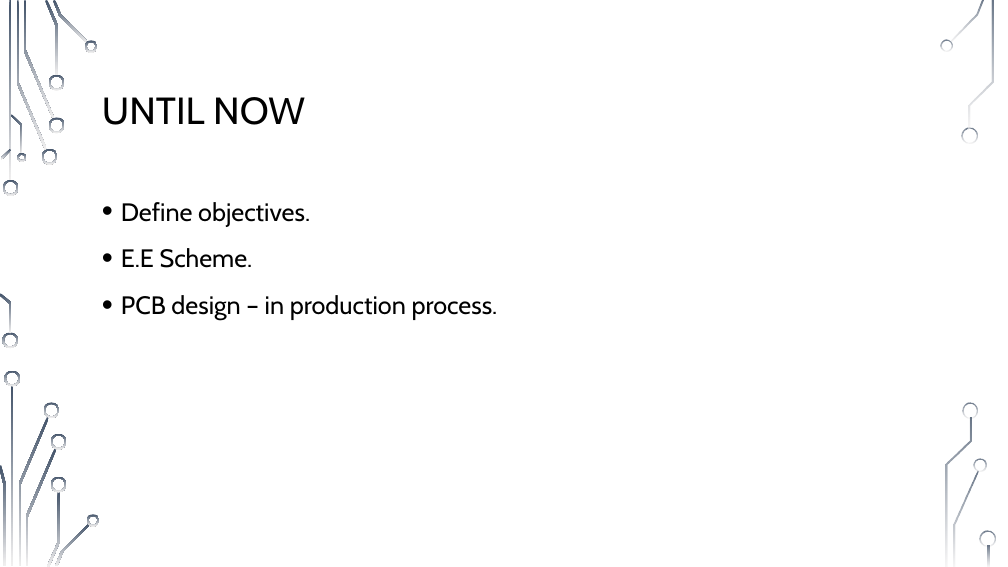
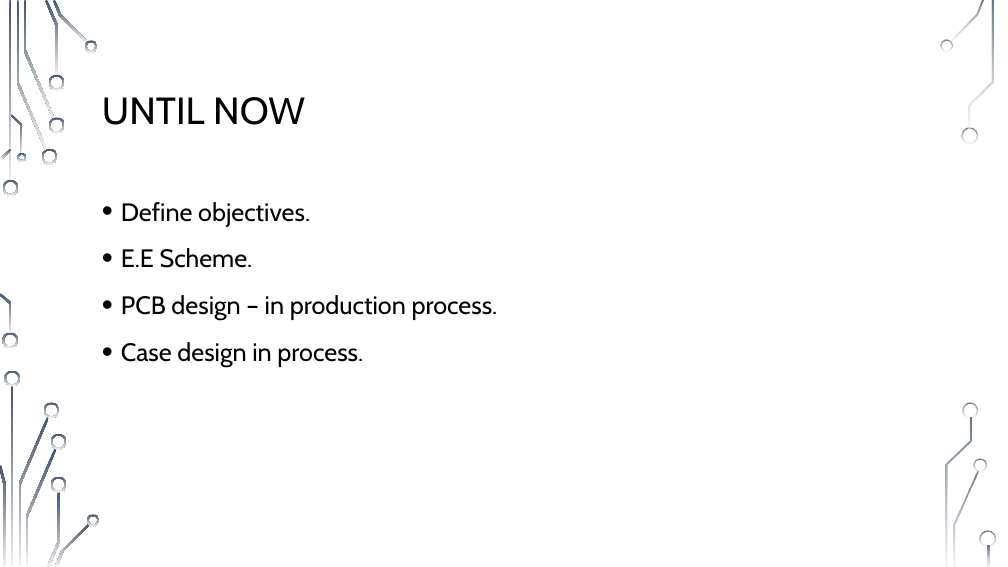
Before and after one commit to muhammad0bi/Technion_044167_E.E._project_A_IOT-Barcode_cheker, a slide deck: slide 14 of Presntations/Midterm presentation IOT Barcode checker 7681.pptx (slide 13 before the commit). Drawn at 1008x567 pixels with LibreOffice and Linux fonts; fonts in the diff are those of the drawing; background and template pictures are left out. Boxes give left, top, right and bottom in pixels: in the first picture for what was removed or moved away, otherwise in the second. Text is boxed around its words. In the diff, an @@ line names an element or a change of style, - is before the commit and + after.

```diff
--- a/Presntations/Midterm presentation IOT Barcode checker 7681.pptx
+++ b/Presntations/Midterm presentation IOT Barcode checker 7681.pptx
@@ text at bbox=[121, 342, 363, 367]: paragraph added @@
+• Case design in process.
```
Also in this commit, not shown: 2 other slides changed, 1 slide added, 2 other files.
